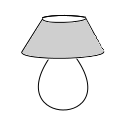
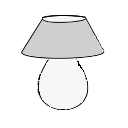
Comparing the layer stacks of the two (128, 128) images. Changes:
painted on "Background" over [21, 15, 99, 111]
